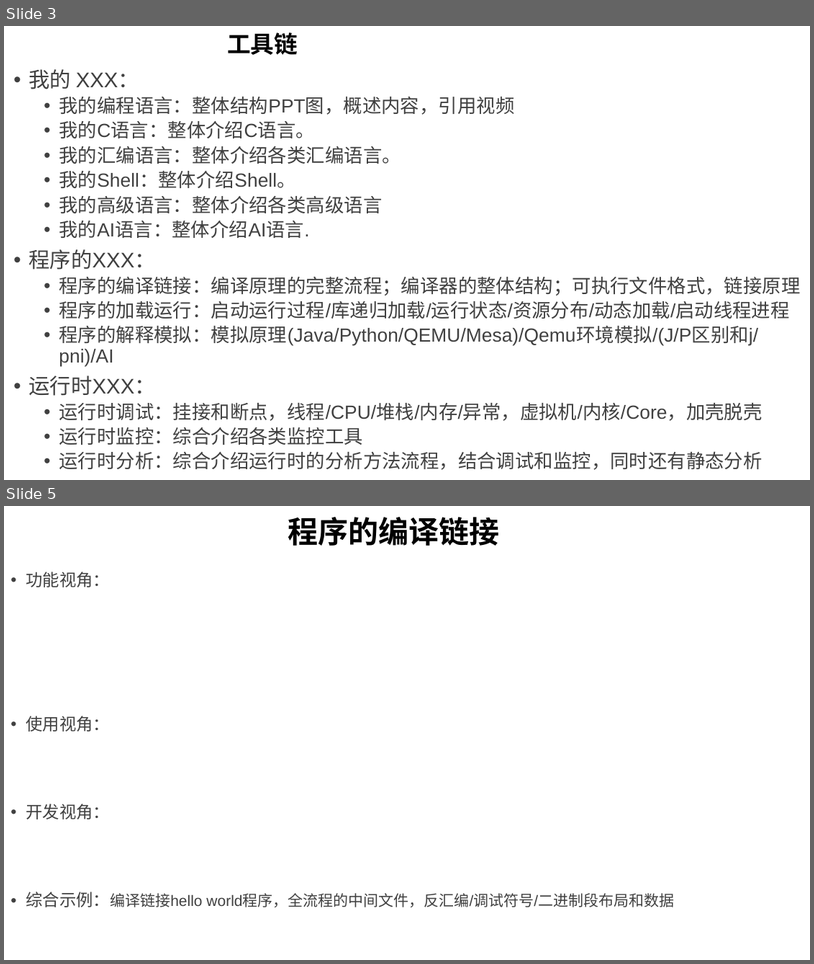
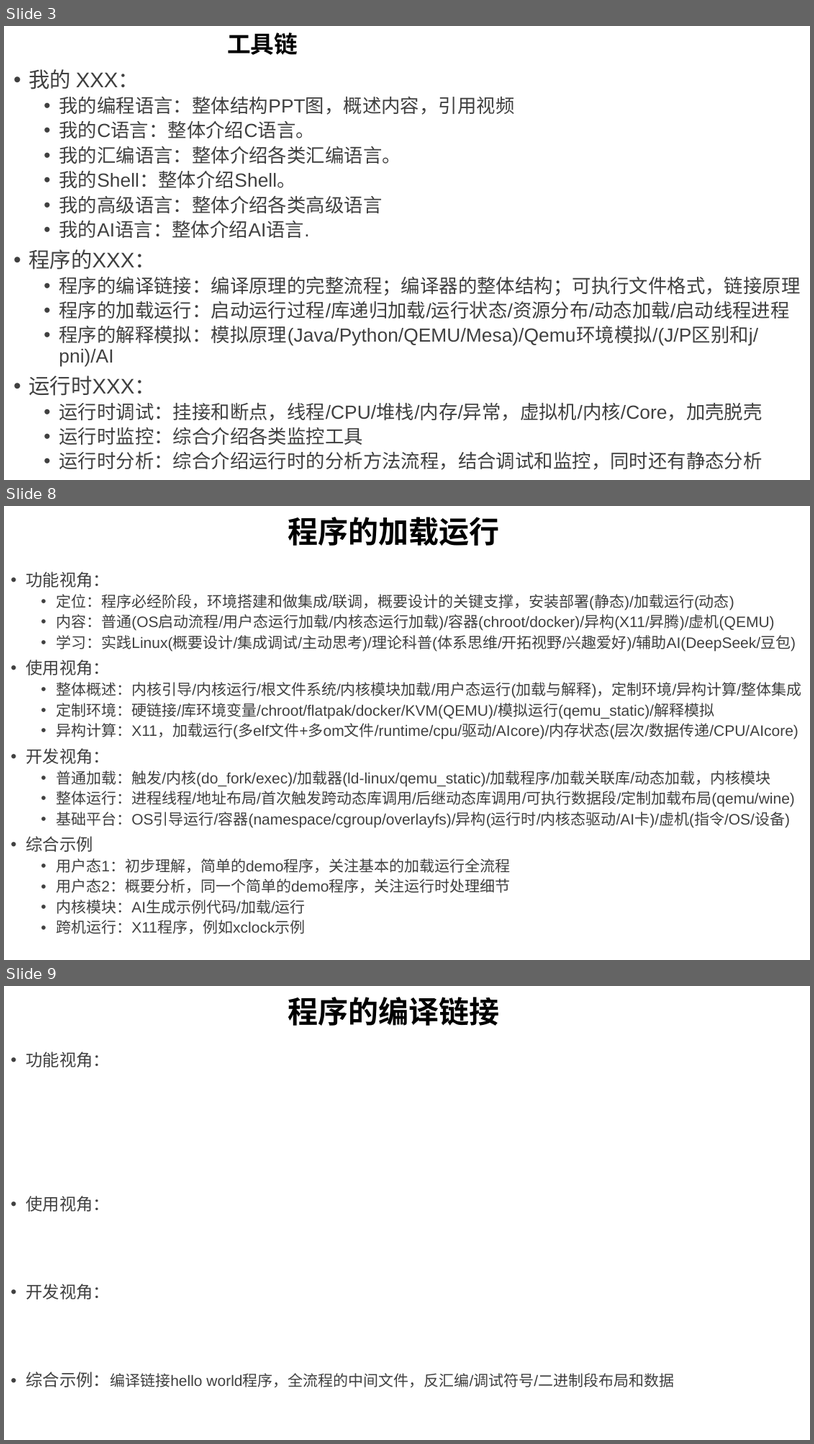
Before and after one commit to GavinKoeng/it-talks, a slide deck: it-talks.pptx. Shown one above the other, each under a label of ours: slides 3 and 5 before the commit, slides 3, 8 and 9 after it; the slides between them are not shown. The pictures are 814x964 and 814x1444 pixels, drawn with LibreOffice and Linux fonts; fonts in the diff are those of the drawing. Boxes give left, top, right and bottom in pixels: in the first picture for what was removed or moved away, otherwise in the second. Text is boxed around its words. In the diff, an @@ line names an element or a change of style, - is before the commit and + after.

Commit message:
完成程序的加载运行视频组提纲，并补充一个示例视频

```diff
--- a/it-talks.pptx
+++ b/it-talks.pptx
@@ slide 8 added at [4, 506, 810, 960], background #FFFFFF @@
@@ title added at [288, 517, 499, 546], 36 pt, text #000000, bold @@
+程序的加载运行
@@ text added at [26, 572, 802, 934], 18 pt, text #404040 @@
+• 功能视角：
+  • 定位：程序必经阶段，环境搭建和做集成/联调，概要设计的关键支撑，安装部署(静态)/加载运行(动态)
+  • 内容：普通(OS启动流程/用户态运行加载/内核态运行加载)/容器(chroot/docker)/异构(X11/昇腾)/虚机(QEMU)
+  • 学习：实践Linux(概要设计/集成调试/主动思考)/理论科普(体系思维/开拓视野/兴趣爱好)/辅助AI(DeepSeek/豆包)
+• 使用视角：
+  • 整体概述：内核引导/内核运行/根文件系统/内核模块加载/用户态运行(加载与解释)，定制环境/异构计算/整体集成
+  • 定制环境：硬链接/库环境变量/chroot/flatpak/docker/KVM(QEMU)/模拟运行(qemu_static)/解释模拟
+  • 异构计算：X11，加载运行(多elf文件+多om文件/runtime/cpu/驱动/AIcore)/内存状态(层次/数据传递/CPU/AIcore)
+• 开发视角：
+  • 普通加载：触发/内核(do_fork/exec)/加载器(ld-linux/qemu_static)/加载程序/加载关联库/动态加载，内核模块
+  • 整体运行：进程线程/地址布局/首次触发跨动态库调用/后继动态库调用/可执行数据段/定制加载布局(qemu/wine)
+  • 基础平台：OS引导运行/容器(namespace/cgroup/overlayfs)/异构(运行时/内核态驱动/AI卡)/虚机(指令/OS/设备)
+• 综合示例
+  • 用户态1：初步理解，简单的demo程序，关注基本的加载运行全流程
+  • 用户态2：概要分析，同一个简单的demo程序，关注运行时处理细节
+  • 内核模块：AI生成示例代码/加载/运行
+  • 跨机运行：X11程序，例如xclock示例
@@ what was slide 5 is now slide 9 @@
```
Also in this commit, not shown: 1 slide changed, 3 other slides added, 1 other file.
